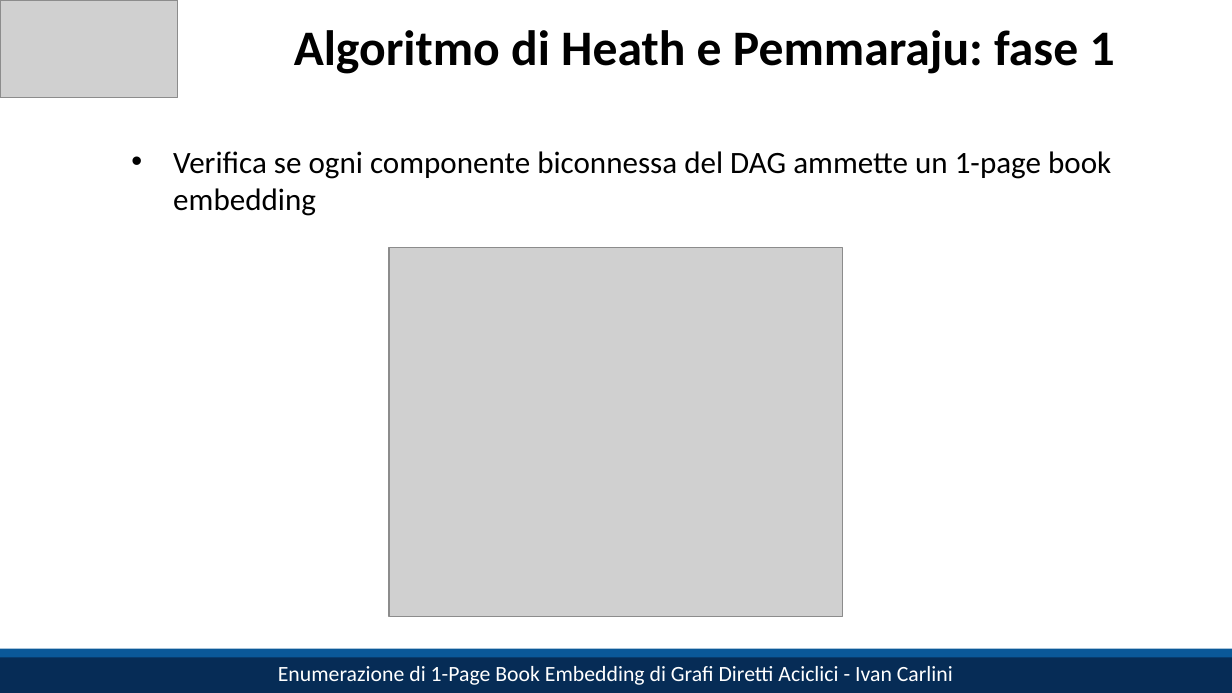
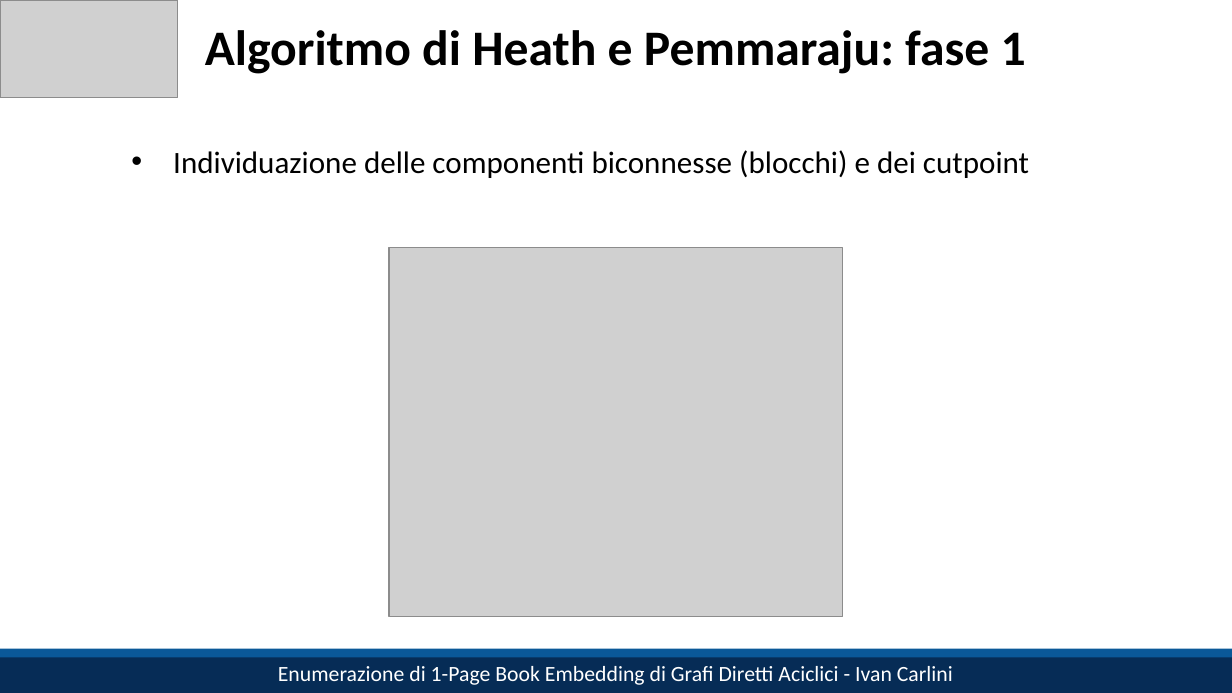
Before and after one commit to IC-99/book-embeddings, a slide deck: slide 7 of slides.pptx. Drawn at 1232x693 pixels with LibreOffice and Linux fonts; fonts in the diff are those of the drawing; grey boxes stand for pictures. Boxes give left, top, right and bottom in pixels: in the first picture for what was removed or moved away, otherwise in the second. Text is boxed around its words. In the diff, an @@ line names an element or a change of style, - is before the commit and + after.

```diff
--- a/slides.pptx
+++ b/slides.pptx
@@ title "Algoritmo di Heath e Pemmaraju: ...": place and size @@
-title "Algoritmo di Heath e Pemmaraju: ..." at bbox=[294, 30, 1115, 74]
+title "Algoritmo di Heath e Pemmaraju: ..." at bbox=[205, 30, 1026, 74]
@@ text at bbox=[173, 150, 1029, 178]: text changed @@
-  • Verifica se ogni componente biconnessa del DAG ammette un 1-page book embedding
+  • Individuazione delle componenti biconnesse (blocchi) e dei cutpoint
```
Also in this commit, not shown: 10 other slides changed, 18 slides added, 1 other file.
